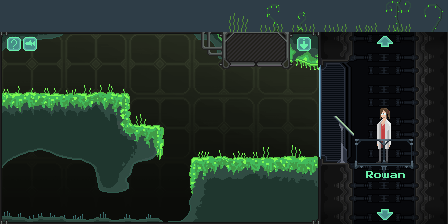
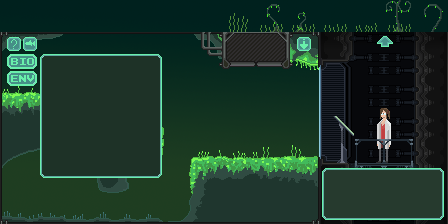
Revision of a layered 448x224 image; what changed, layer by layer:
added layer "Layer 5" above "UIElements" over [left=322, top=168, right=444, bottom=220]
showed group "Dossier" (3 layers) over [left=7, top=54, right=162, bottom=178]
renamed "Background1 copy" to "Layer 6", painted on it over [left=0, top=0, right=448, bottom=222]
painted on "Background1" over [left=2, top=34, right=319, bottom=222]
